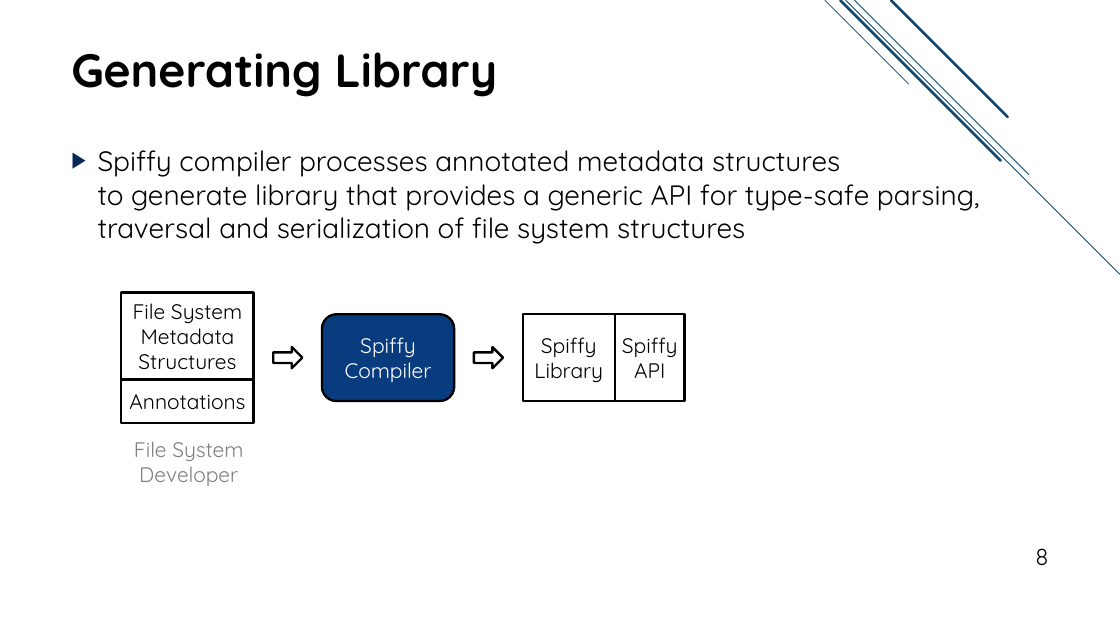
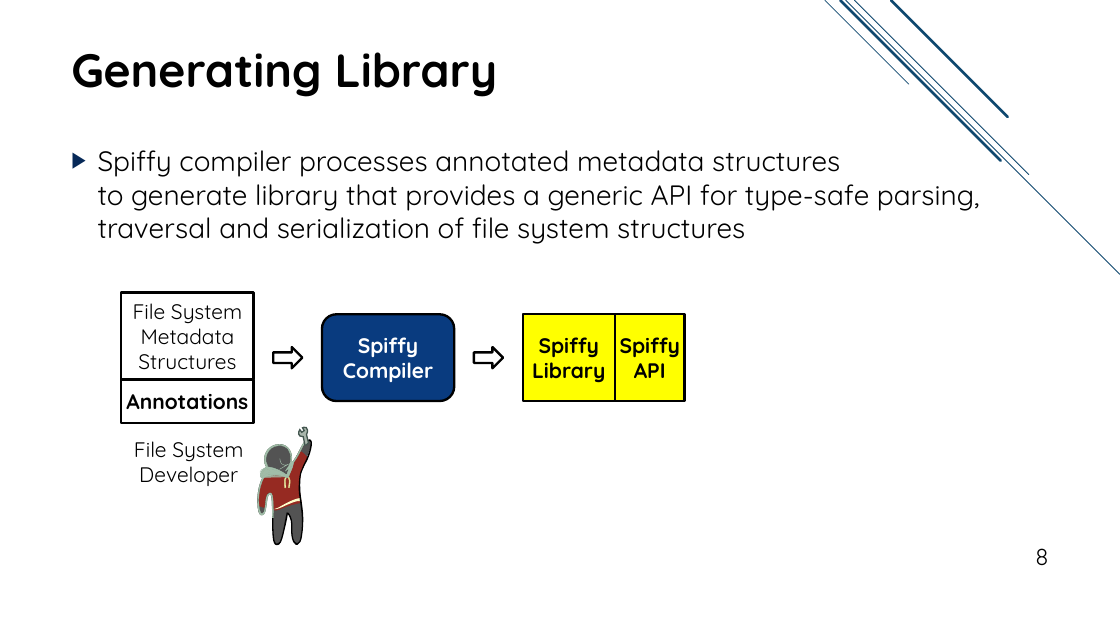
Before and after one commit to jacksun007/spiffy-paper, a slide deck: slide 8 of talk/spiffy_talk.pptx. Drawn at 1120x630 pixels with LibreOffice and Linux fonts; fonts in the diff are those of the drawing. Boxes give left, top, right and bottom in pixels: in the first picture for what was removed or moved away, otherwise in the second. Text is boxed around its words. In the diff, an @@ line names an element or a change of style, - is before the commit and + after.

```diff
--- a/talk/spiffy_talk.pptx
+++ b/talk/spiffy_talk.pptx
@@ rounded rectangle "Spiffy Compiler" at <box>322,314,454,401</box>: bold on @@
@@ rectangle "Spiffy Library" at <box>523,314,615,401</box>: bold on; fill none to #FFFF00 @@
@@ rectangle "Spiffy API" at <box>615,314,685,401</box>: bold on; fill none to #FFFF00 @@
@@ rectangle "Annotations" at <box>121,380,253,423</box>: bold on @@
@@ text "File System Developer" at <box>134,441,243,486</box>: text colour #808080 to #000000 @@
@@ group added at <box>257,427,312,545</box>: 21 freeform shapes @@
```
Also in this commit, not shown: 24 other slides changed, 3 slides added, 2 slides removed.
